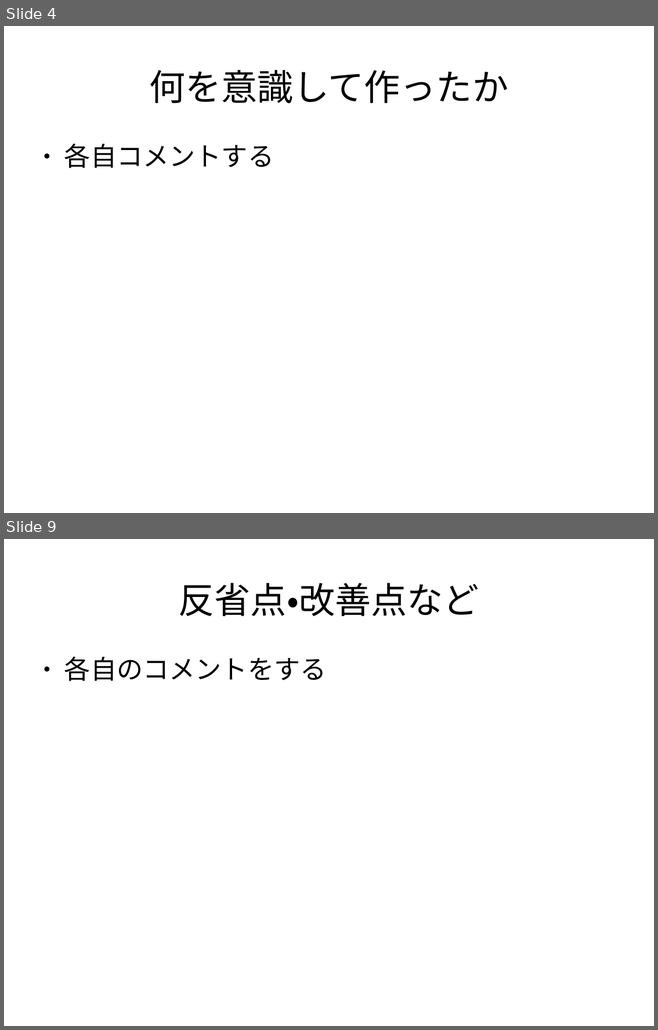
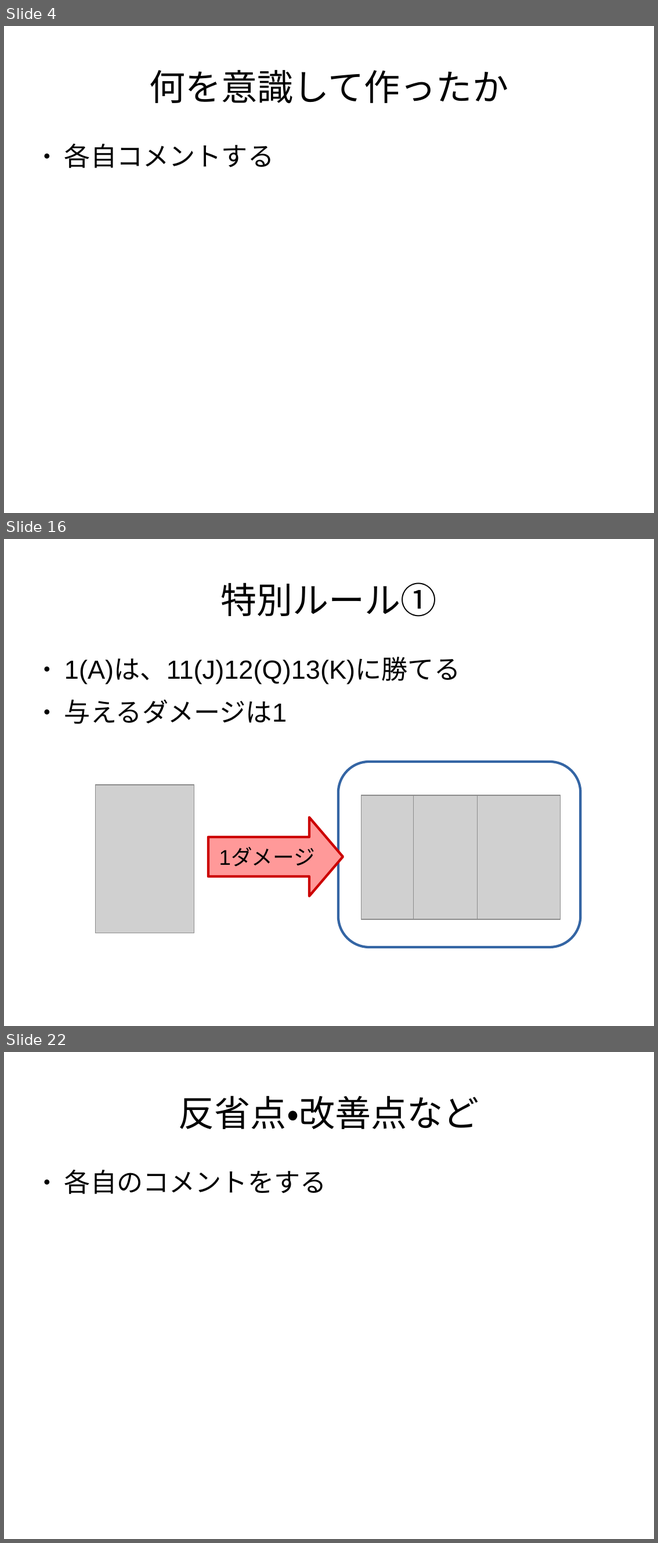
Before and after one commit to Hideya09/Casino, a slide deck: プレゼン資料/ゲーム制作発表.odp. Shown one above the other, each under a label of ours: slides 4 and 9 before the commit, slides 4, 16 and 22 after it; the slides between them are not shown. The pictures are 658x1030 and 658x1543 pixels, drawn with LibreOffice and Linux fonts; fonts in the diff are those of the drawing; grey boxes stand for pictures. Boxes give left, top, right and bottom in pixels: in the first picture for what was removed or moved away, otherwise in the second. Text is boxed around its words. In the diff, an @@ line names an element or a change of style, - is before the commit and + after.

```diff
--- a/プレゼン資料/ゲーム制作発表.odp
+++ b/プレゼン資料/ゲーム制作発表.odp
@@ slide 16 added at [4, 539, 654, 1026], background #FFFFFF @@
@@ title added at [220, 583, 436, 617], 44 pt, text #000000 @@
+特別ルール①
@@ text added at [64, 658, 460, 724], 32 pt, text #000000 @@
+● 1(A)は、11(J)12(Q)13(K)に勝てる
+● 与えるダメージは1
@@ rounded rectangle added at [338, 762, 581, 947], outline #3465A4 3 pt @@
@@ picture added at [96, 785, 194, 933] @@
@@ picture added at [361, 795, 444, 920] @@
@@ picture added at [413, 795, 496, 920] @@
@@ picture added at [477, 795, 560, 920] @@
@@ right arrow added at [208, 817, 342, 896], fill #FF9999, outline #CC0000 3 pt, 26 pt, text #000000 @@
+1ダメージ
@@ what was slide 9 is now slide 22 @@
```
Also in this commit, not shown: 5 slides changed, 14 other slides added, 2 slides removed.
